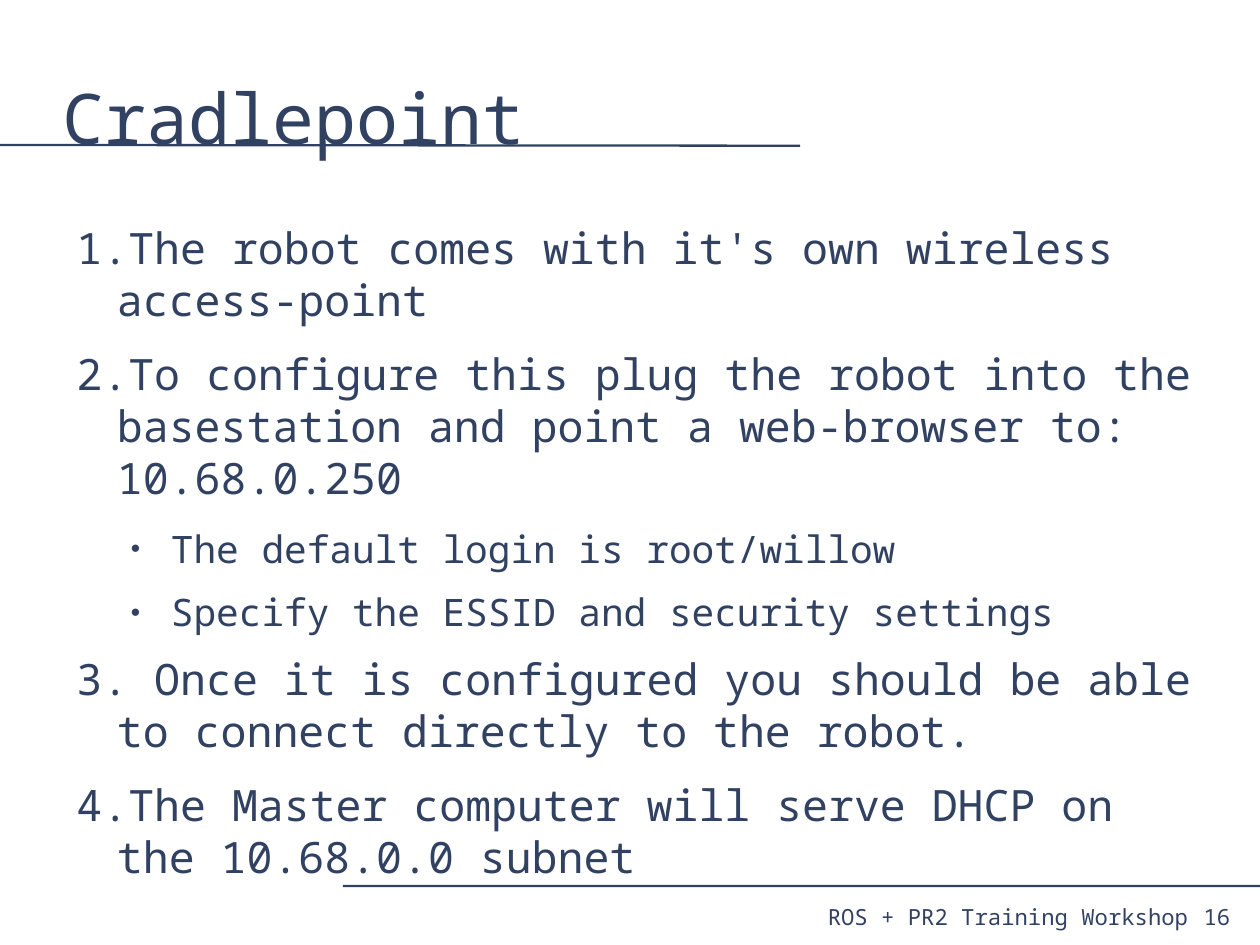
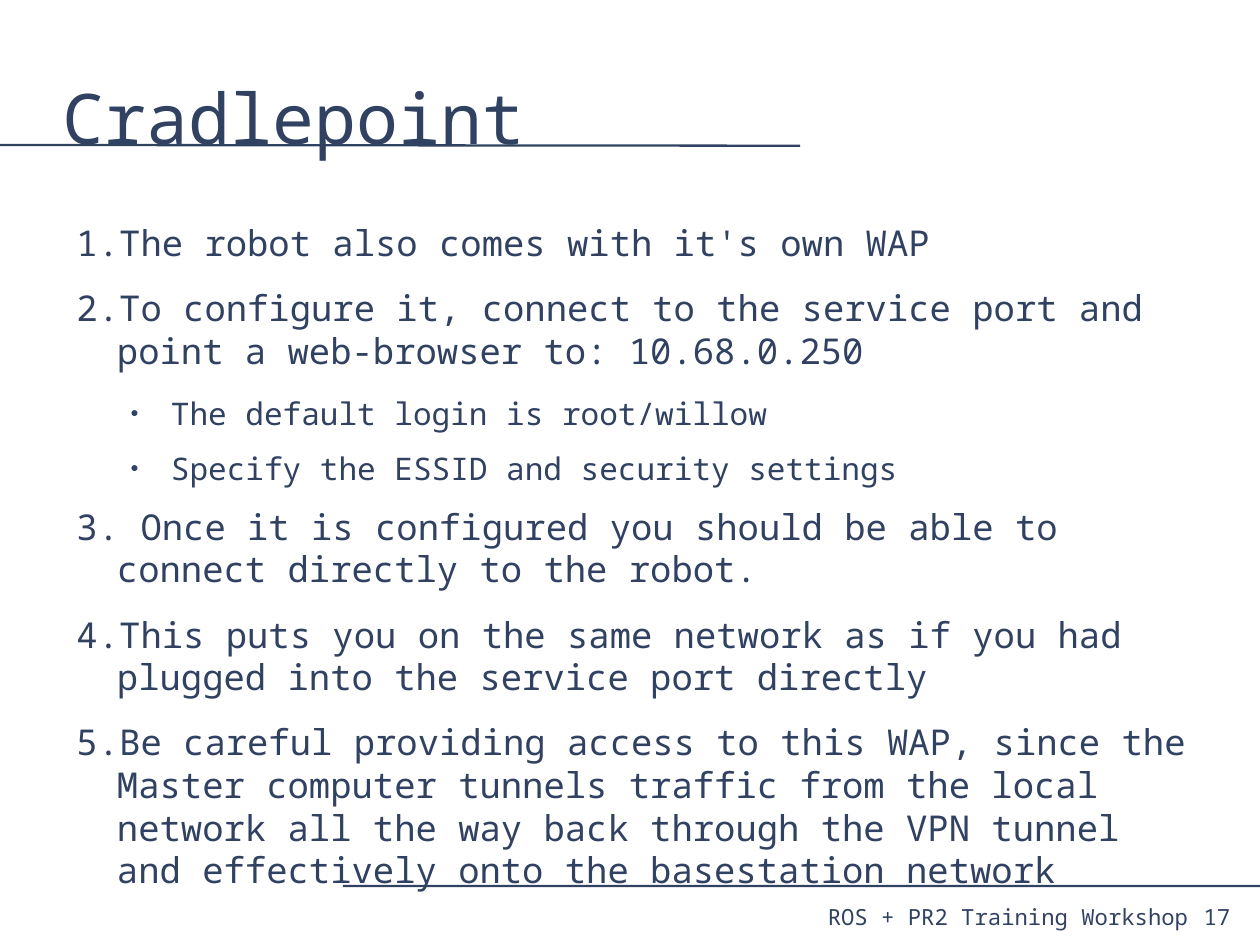
Before and after one commit to PR2/pr2_docs, a slide deck: slide 17 of pr2_training_workshop/pr2_sysadmin/pr2_syasdmin.odp (slide 16 before the commit). Drawn at 1260x945 pixels with LibreOffice and Linux fonts; fonts in the diff are those of the drawing. Boxes give left, top, right and bottom in pixels: in the first picture for what was removed or moved away, otherwise in the second. Text is boxed around its words. In the diff, an @@ line names an element or a change of style, - is before the commit and + after.

Commit message:
Added slide about service port

```diff
--- a/pr2_training_workshop/pr2_sysadmin/pr2_syasdmin.odp
+++ b/pr2_training_workshop/pr2_sysadmin/pr2_syasdmin.odp
@@ text at (76, 229, 1143, 373): text changed; size 27.2 to 22.4 pt @@
-1. The robot comes with it's own wireless access-point
-2. To configure this plug the robot into the basestation and point a web-browser to: 10.68.0.250
+1. The robot also comes with it's own WAP
+2. To configure it, connect to the service port and point a web-browser to: 10.68.0.250
@@ text at (117, 401, 1058, 591): size 23.8 to 19.6 pt in "The default login is root/willow", "Specify the ESSID and security settings"; size 27.2 to 22.4 pt in "Once it is configured you should be ..." @@
@@ text at (76, 621, 1186, 850): text changed; size 27.2 to 22.4 pt @@
-4. The Master computer will serve DHCP on the 10.68.0.0 subnet
+4. This puts you on the same network as if you had plugged into the service port directly
+5. Be careful providing access to this WAP, since the Master computer tunnels traffic from the local network all the way back through the VPN tunnel and effectively onto the basestation network
@@ page number at (1204, 909, 1231, 925): text changed @@
-16
+17
```
Also in this commit, not shown: 1 slide added.
